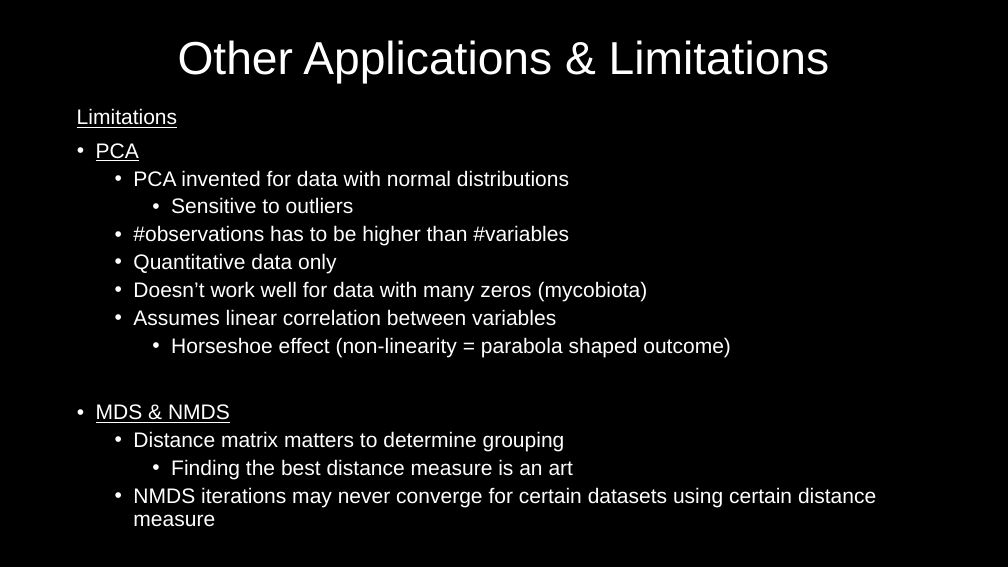
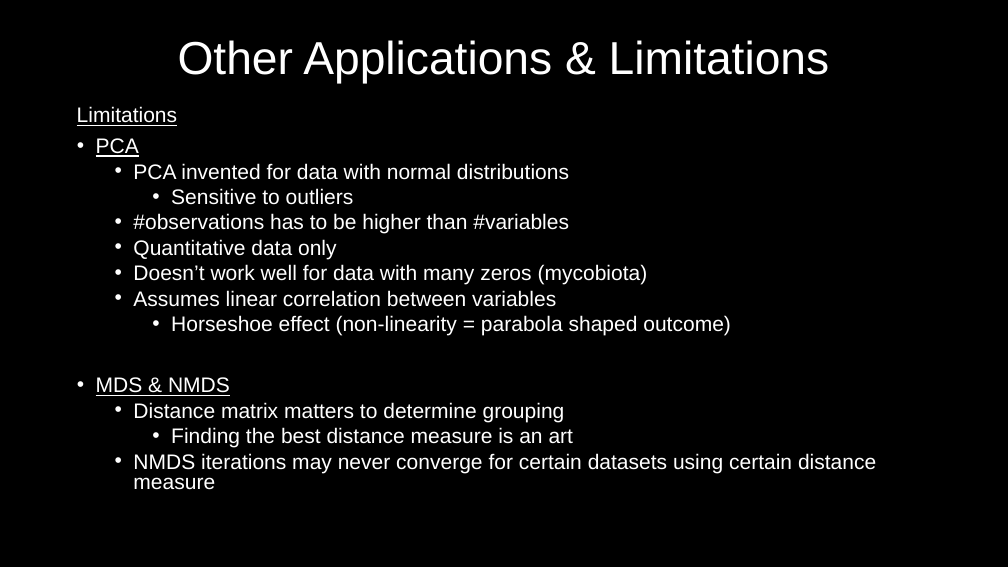
Before and after one commit to MyGitUse/MBIO7160, a slide deck: slide 29 of FinalProject/191128_Presentation_NM.pptx. Drawn at 1008x567 pixels with LibreOffice and Linux fonts; fonts in the diff are those of the drawing. Boxes give left, top, right and bottom in pixels: in the first picture for what was removed or moved away, otherwise in the second. Text is boxed around its words. In the diff, an @@ line names an element or a change of style, - is before the commit and + after.

```diff
--- a/FinalProject/191128_Presentation_NM.pptx
+++ b/FinalProject/191128_Presentation_NM.pptx
@@ text "Limitations" at [77,106,876,490]: line spacing 0.9 to 0.8 @@
```
Also in this commit, not shown: 40 other slides changed, 3 slides added, 3 slides removed.
